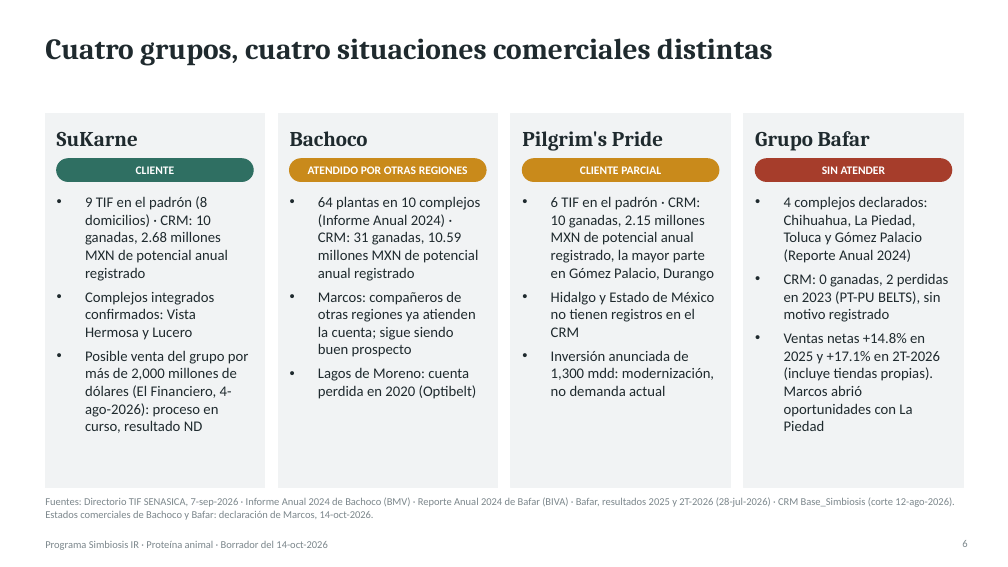
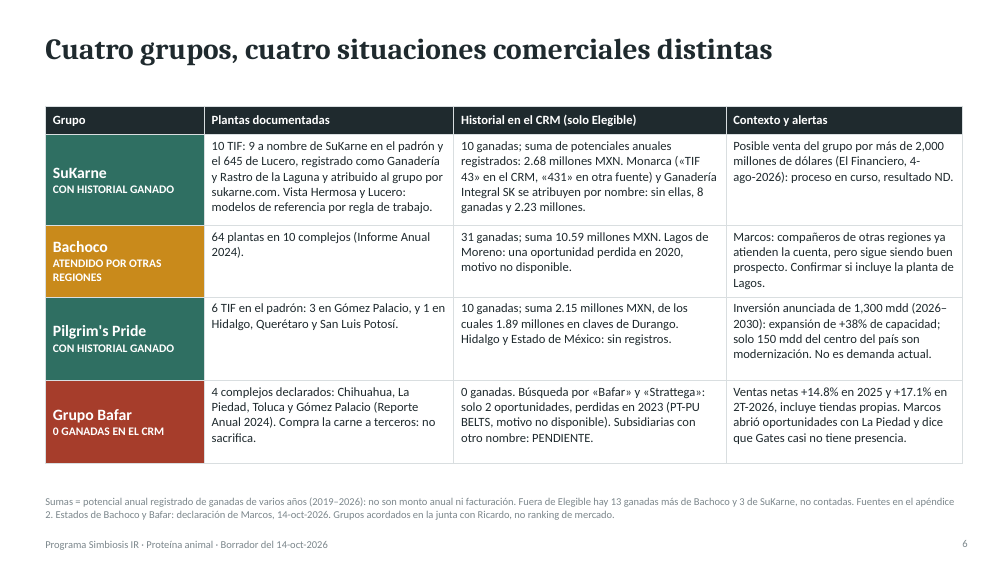
Before and after one commit to Marckqalex/Simbiosis-IR, a slide deck: slide 6 of entregables/Simbiosis_IR_Proteina_Animal_Entregable1.pptx. Drawn at 1008x567 pixels with LibreOffice and Linux fonts; fonts in the diff are those of the drawing. Boxes give left, top, right and bottom in pixels: in the first picture for what was removed or moved away, otherwise in the second. Text is boxed around its words. In the diff, an @@ line names an element or a change of style, - is before the commit and + after.

```diff
--- a/entregables/Simbiosis_IR_Proteina_Animal_Entregable1.pptx
+++ b/entregables/Simbiosis_IR_Proteina_Animal_Entregable1.pptx
@@ rectangle removed at box(45, 113, 265, 488) @@
@@ table added at box(45, 106, 963, 448), 5 rows, 4 columns @@
+Grupo | Plantas documentadas | Historial en el CRM (solo Elegible) | Contexto y alertas
+SuKarne / CON HISTORIAL GANADO | 10 TIF: 9 a nombre de SuKarne en el padrón y el 645 de Lucero, registrado como Ganadería y Rastro de la Laguna y atribuido al grupo por sukarne.com. Vista Hermosa y Lucero: modelos de referencia por regla de trabajo. | 10 ganadas; suma de potenciales anuales registrados: 2.68 millones MXN. Monarca («TIF 43» en el CRM, «431» en otra fuente) y Ganadería Integral SK se atribuyen por nombre: sin ellas, 8 ganadas y 2.23 millones. | Posible venta del grupo por más de 2,000 millones de dólares (El Financiero, 4-ago-2026): proceso en curso, resultado ND.
+Bachoco / ATENDIDO POR OTRAS REGIONES | 64 plantas en 10 complejos (Informe Anual 2024). | 31 ganadas; suma 10.59 millones MXN. Lagos de Moreno: una oportunidad perdida en 2020, motivo no disponible. | Marcos: compañeros de otras regiones ya atienden la cuenta, pero sigue siendo buen prospecto. Confirmar si incluye la planta de Lagos.
+Pilgrim's Pride / CON HISTORIAL GANADO | 6 TIF en el padrón: 3 en Gómez Palacio, y 1 en Hidalgo, Querétaro y San Luis Potosí. | 10 ganadas; suma 2.15 millones MXN, de los cuales 1.89 millones en claves de Durango. Hidalgo y Estado de México: sin registros. | Inversión anunciada de 1,300 mdd (2026–2030): expansión de +38% de capacidad; solo 150 mdd del centro del país son modernización. No es demanda actual.
+Grupo Bafar / 0 GANADAS EN EL CRM | 4 complejos declarados: Chihuahua, La Piedad, Toluca y Gómez Palacio (Reporte Anual 2024). Compra la carne a terceros: no sacrifica. | 0 ganadas. Búsqueda por «Bafar» y «Strattega»: solo 2 oportunidades, perdidas en 2023 (PT-PU BELTS, motivo no disponible). Subsidiarias con otro nombre: PENDIENTE. | Ventas netas +14.8% en 2025 y +17.1% en 2T-2026, incluye tiendas propias. Marcos abrió oportunidades con La Piedad y dice que Gates casi no tiene presencia.
@@ rectangle removed at box(278, 113, 498, 488) @@
@@ rectangle removed at box(511, 113, 730, 488) @@
@@ rectangle removed at box(744, 113, 963, 488) @@
@@ text removed at box(57, 132, 138, 146) @@
-SuKarne
@@ text removed at box(290, 131, 368, 146) @@
-Bachoco
@@ text removed at box(522, 131, 663, 151) @@
-Pilgrim's Pride
@@ text removed at box(755, 131, 870, 151) @@
-Grupo Bafar
@@ rounded rectangle removed at box(57, 159, 253, 181) @@
@@ text removed at box(136, 166, 175, 174) @@
-CLIENTE
@@ rounded rectangle removed at box(290, 159, 486, 181) @@
@@ text removed at box(308, 166, 468, 174) @@
-ATENDIDO POR OTRAS REGIONES
@@ rounded rectangle removed at box(523, 159, 719, 181) @@
@@ text removed at box(580, 166, 661, 174) @@
-CLIENTE PARCIAL
@@ rounded rectangle removed at box(755, 159, 952, 181) @@
@@ text removed at box(822, 166, 886, 174) @@
-SIN ATENDER
@@ text removed at box(85, 196, 249, 433) @@
-• 9 TIF en el padrón (8 domicilios) · CRM: 10 ganadas, 2.68 millones MXN de potencial anual registrado
-• Complejos integrados confirmados: Vista Hermosa y Lucero
-• Posible venta del grupo por más de 2,000 millones de dólares (El Financiero, 4-ago-2026): proceso en curso, resultado ND
@@ text removed at box(318, 196, 480, 399) @@
-• 64 plantas en 10 complejos (Informe Anual 2024) · CRM: 31 ganadas, 10.59 millones MXN de potencial anual registrado
-• Marcos: compañeros de otras regiones ya atienden la cuenta; sigue siendo buen prospecto
-• Lagos de Moreno: cuenta perdida en 2020 (Optibelt)
@@ text removed at box(551, 196, 714, 396) @@
-• 6 TIF en el padrón · CRM: 10 ganadas, 2.15 millones MXN de potencial anual registrado, la mayor parte en Gómez Palacio, Durango
-• Hidalgo y Estado de México no tienen registros en el CRM
-• Inversión anunciada de 1,300 mdd: modernización, no demanda actual
@@ text removed at box(784, 196, 949, 431) @@
-• 4 complejos declarados: Chihuahua, La Piedad, Toluca y Gómez Palacio (Reporte Anual 2024)
-• CRM: 0 ganadas, 2 perdidas en 2023 (PT-PU BELTS), sin motivo registrado
-• Ventas netas +14.8% en 2025 y +17.1% en 2T-2026 (incluye tiendas propias). Marcos abrió oportunidades con La Piedad
@@ text at box(45, 497, 955, 520): text changed @@
-Fuentes: Directorio TIF SENASICA, 7-sep-2026 · Informe Anual 2024 de Bachoco (BMV) · Reporte Anual 2024 de Bafar (BIVA) · Bafar, resultados 2025 y 2T-2026 (28-jul-2026) · CRM Base_Simbiosis (corte 12-ago-2026). Estados comerciales de Bachoco y Bafar: declaración de Marcos, 14-oct-2026.
+Sumas = potencial anual registrado de ganadas de varios años (2019–2026): no son monto anual ni facturación. Fuera de Elegible hay 13 ganadas más de Bachoco y 3 de SuKarne, no contadas. Fuentes en el apéndice 2. Estados de Bachoco y Bafar: declaración de Marcos, 14-oct-2026. Grupos acordados en la junta con Ricardo, no ranking de mercado.
```
Also in this commit, not shown: 7 other slides changed, 1 slide added, 2 other files.
